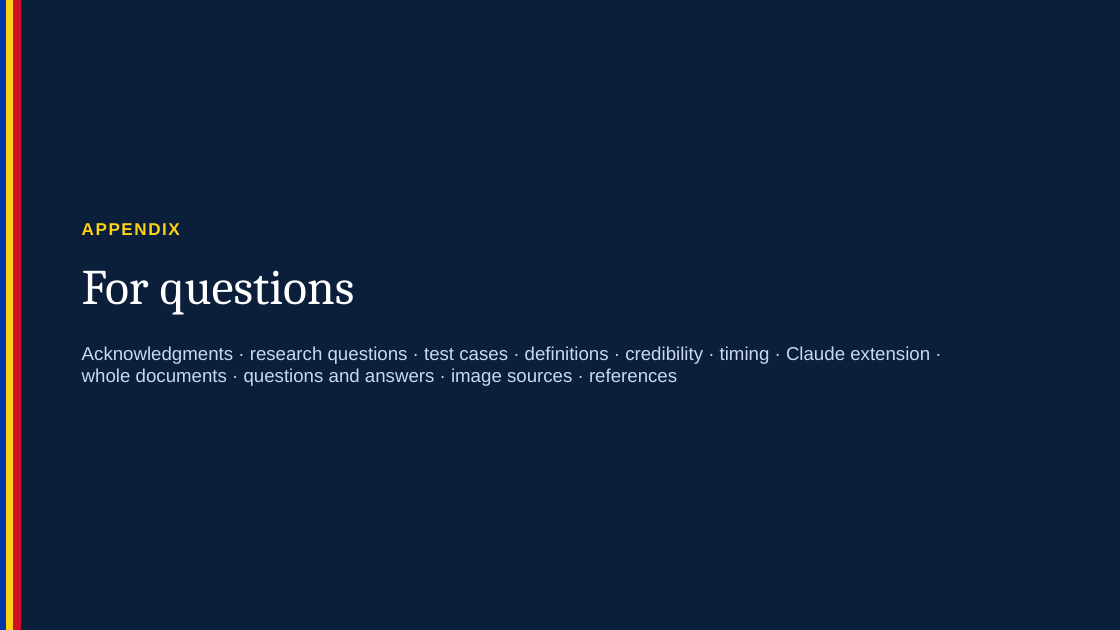
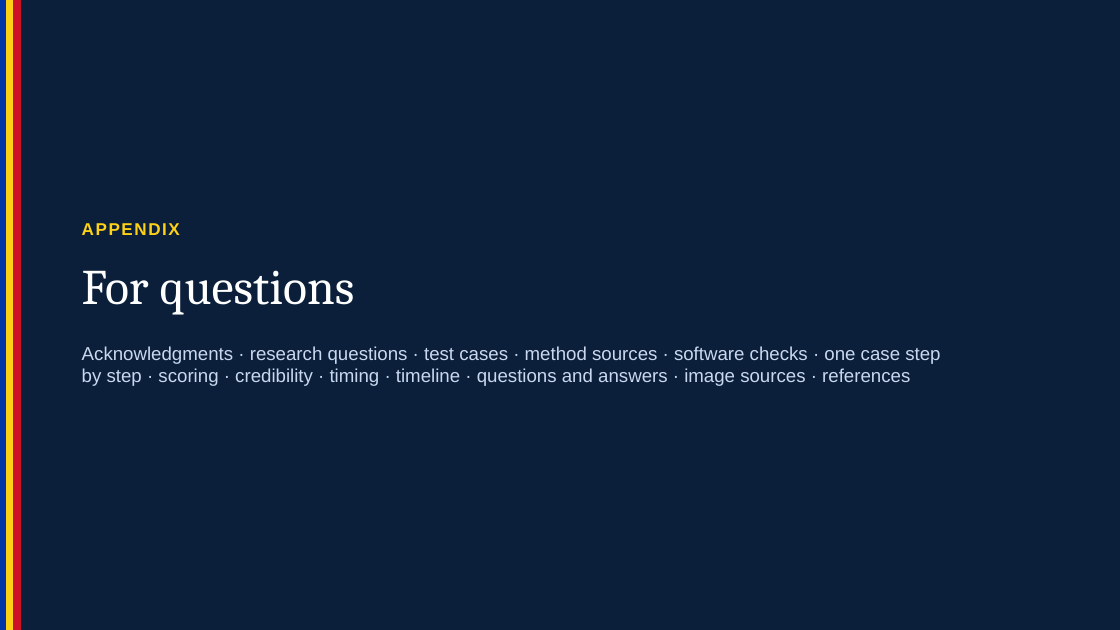
Before and after one commit to bealambitco/ai-assessment-higher-education-ph, a slide deck: slide 23 of presentation/When_Should_AI_Assist_the_Assessor_FINAL.pptx. Drawn at 1120x630 pixels with LibreOffice and Linux fonts; fonts in the diff are those of the drawing. Boxes give left, top, right and bottom in pixels: in the first picture for what was removed or moved away, otherwise in the second. Text is boxed around its words. In the diff, an @@ line names an element or a change of style, - is before the commit and + after.

```diff
--- a/presentation/When_Should_AI_Assist_the_Assessor_FINAL.pptx
+++ b/presentation/When_Should_AI_Assist_the_Assessor_FINAL.pptx
@@ text at (82,346,940,386): text changed @@
-Acknowledgments · research questions · test cases · definitions · credibility · timing · Claude extension · whole documents · questions and answers · image sources · references
+Acknowledgments · research questions · test cases · method sources · software checks · one case step by step · scoring · credibility · timing · timeline · questions and answers · image sources · references
```
Also in this commit, not shown: 19 other slides changed, 4 other files.
